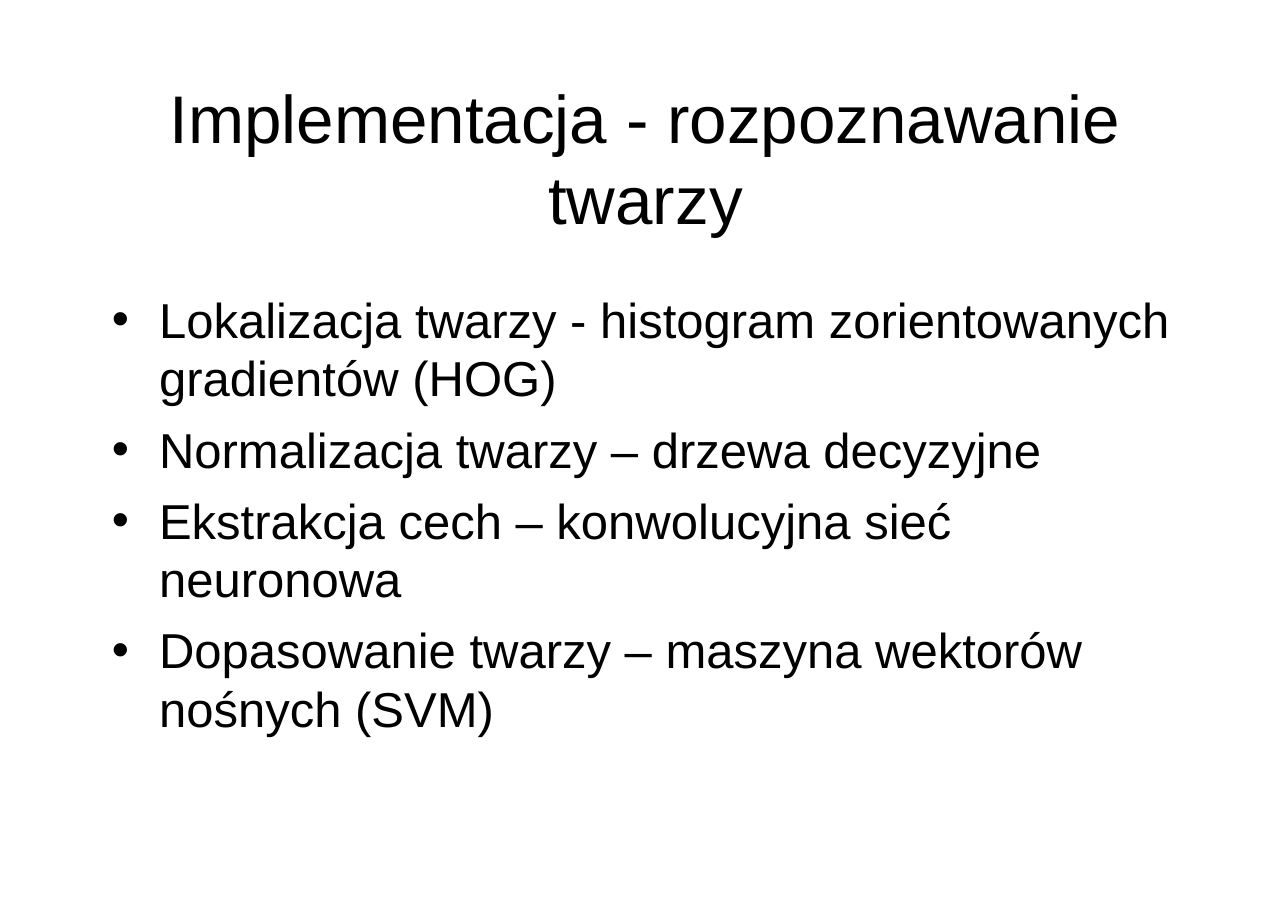
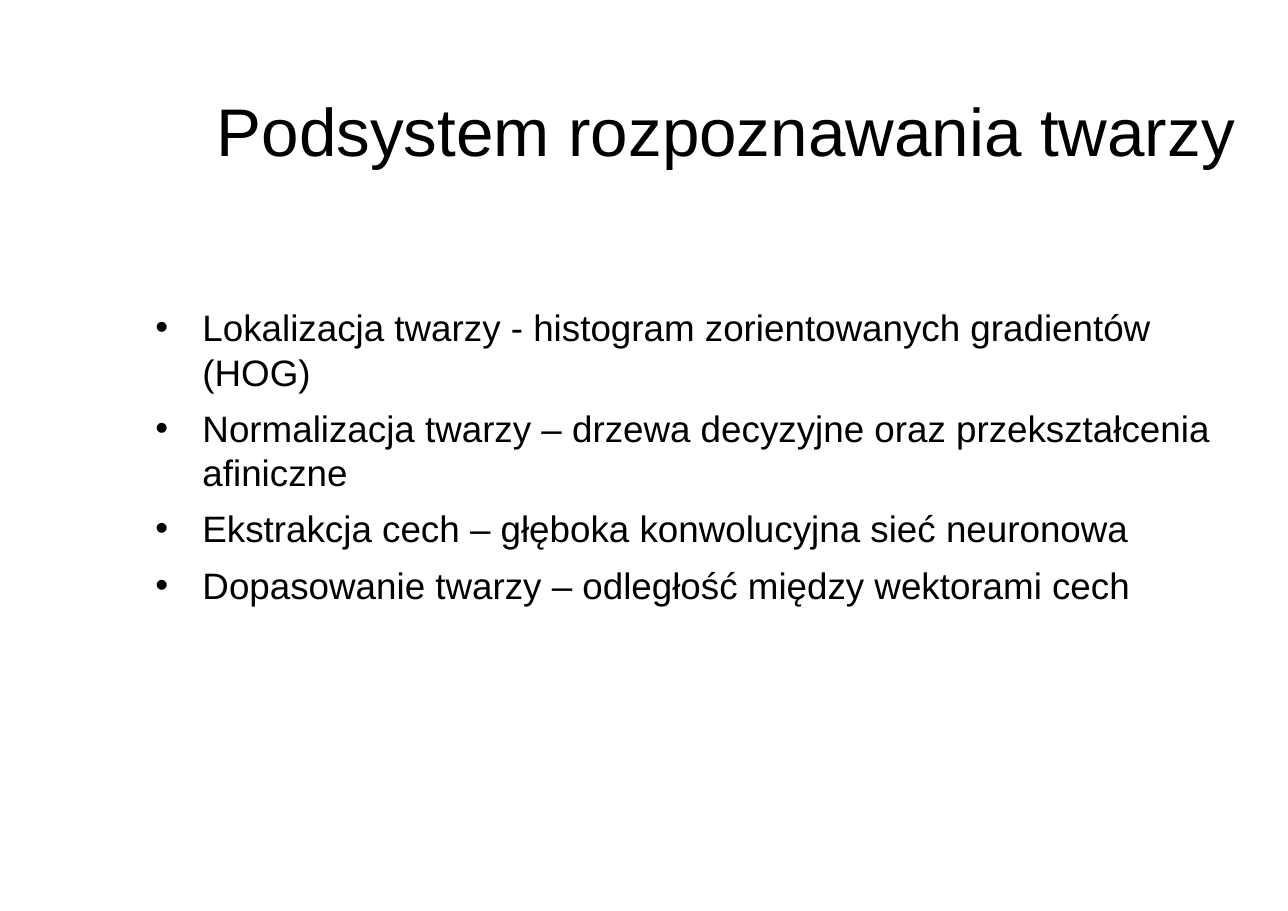
Before and after one commit to piMateusz/AntiSpoofingFaceRecognitionSystem, a slide deck: slide 6 of documents/MP_prezentacja.ppt. Drawn at 1288x911 pixels with LibreOffice and Linux fonts; fonts in the diff are those of the drawing; background and template pictures are left out. Boxes give left, top, right and bottom in pixels: in the first picture for what was removed or moved away, otherwise in the second. Text is boxed around its words. In the diff, an @@ line names an element or a change of style, - is before the commit and + after.

```diff
--- a/documents/MP_prezentacja.ppt
+++ b/documents/MP_prezentacja.ppt
@@ title at box(217, 107, 1235, 169): text changed @@
-Implementacja - rozpoznawanie twarzy
+Podsystem rozpoznawania twarzy
@@ text "Lokalizacja twarzy - histogram zorientowanych ...": place and size @@
-text "Lokalizacja twarzy - histogram zorientowanych ..." at box(159, 302, 1169, 737)
+text "Lokalizacja twarzy - histogram zorientowanych ..." at box(202, 314, 1209, 606)
@@ text at box(202, 314, 1150, 393): size 32 to 24 pt in "Lokalizacja twarzy - histogram zorientowanych gradientów (HO ..." @@
@@ text at box(202, 415, 1209, 606): text changed; size 32 to 24 pt @@
-• Normalizacja twarzy – drzewa decyzyjne
-• Ekstrakcja cech – konwolucyjna sieć neuronowa
-• Dopasowanie twarzy – maszyna wektorów nośnych (SVM)
+• Normalizacja twarzy – drzewa decyzyjne oraz przekształcenia afiniczne
+• Ekstrakcja cech – głęboka konwolucyjna sieć neuronowa
+• Dopasowanie twarzy – odległość między wektorami cech
```
Also in this commit, not shown: 5 other slides changed, 7 slides added, 4 slides removed, 35 other files.
